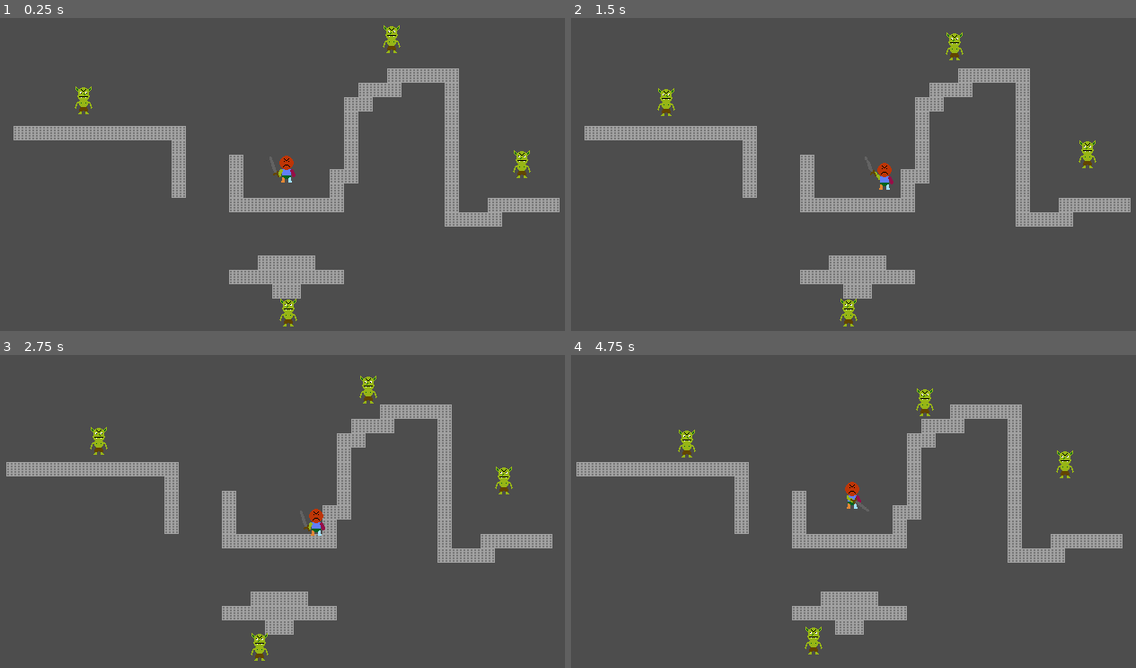
Above: before the commit, frames 1-4 (two rows, left to right).
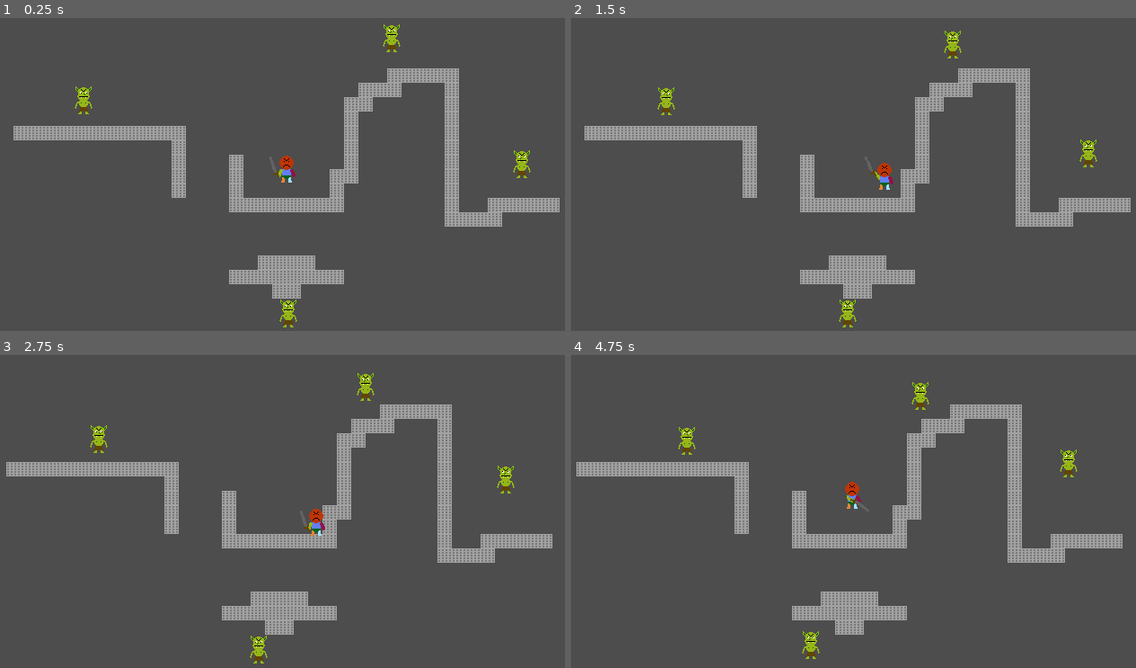
Above: after the commit, the same moments.

Repository: BrandonManuel/dungeon-crawl
Game: Godot game, scene res://Assets/Scenes/game.tscn
The game is run twice, just before and just after one commit, with the same random seed, the same clock (stepped at 60 frames per second) and the same inputs.
Inputs (mouse positions are in pixels of both pictures, inside the frame that each line leads up to):
- Up to frame 1 (0.25 s): no input
- Up to frame 2 (1.5 s): move the mouse to (983, 152) at 0.52 s; hold D (move_right) 0.53-1.28 s; click (983, 152) at 0.6 s; move the mouse to (740, 183) at 1.27 s; hold S (move_down) from 1.28 s (still down); click (740, 183) at 1.35 s
- Up to frame 3 (2.75 s): move the mouse to (344, 436) at 2.02 s; release S (move_down) at 2.03 s; hold D (move_right) from 2.03 s (still down); click (344, 436) at 2.1 s
- Up to frame 4 (4.75 s): move the mouse to (830, 570) at 2.77 s; release D (move_right) at 2.78 s; hold W (move_up) 2.78-3.53 s; click (830, 570) at 2.85 s; move the mouse to (1028, 555) at 3.52 s; hold A (move_left) from 3.53 s (still down); click (1028, 555) at 3.6 s; move the mouse to (684, 458) at 4.27 s; click (684, 458) at 4.35 s

The runs differ from the first frame. In frame 1, 0.1% of the frame differs, in the area x 49-71%, y 2-99%; in frame 2, 0.4%; in frame 3, 0.5%; in frame 4, 0.7%, in the area x 18-90%, y 8-98%.

Commit message:
Rebaked NavigationPolygon with bigger Agents Radius

Diff:
--- a/Assets/Scenes/game.tscn
+++ b/Assets/Scenes/game.tscn
@@ -15,13 +15,13 @@
 sources/0 = SubResource("TileSetAtlasSource_iusbg")
 
 [sub_resource type="NavigationPolygon" id="NavigationPolygon_pb48a"]
-vertices = PackedVector2Array(312, 56, 771.03125, 450.7422, -614.7578, 412.21875, 72, 136, 248, 72, 680.8281, -360.0625, 312, 24, -72, -24, -72, 56, -104, 40, -104, -56, 216, 24, 216, 40, 200, 40, 200, -120, 104, -120, 104, -104, 72, -104, -592.21875, -371.92188, 72, -88, 56, -88, 56, -8, 40, -8, -40, -24, 40, 24, -40, 24, -312, -24, -136, -24, -136, 40, 72, 56, 72, 24, 88, 24, 168, 72, 88, -56, 104, -56, 104, -72, 136, -72, 136, -88, 168, -88, 248, 56, 72, 104, 40, 104, 40, 88, -40, 88, -40, 104, -72, 104, -72, 136, -24, 136, -24, 152, 24, 152, 24, 136, -312, -56)
-polygons = Array[PackedInt32Array]([PackedInt32Array(0, 1, 2, 3, 4), PackedInt32Array(5, 1, 0, 6), PackedInt32Array(7, 8, 9, 10), PackedInt32Array(11, 12, 13, 14), PackedInt32Array(15, 16, 17, 18), PackedInt32Array(17, 19, 20, 18), PackedInt32Array(18, 20, 21, 22, 23, 10), PackedInt32Array(22, 24, 25, 23), PackedInt32Array(26, 27, 28, 2), PackedInt32Array(29, 30, 31, 32), PackedInt32Array(31, 33, 34, 32), PackedInt32Array(34, 35, 36, 32), PackedInt32Array(36, 37, 38, 32), PackedInt32Array(4, 39, 0), PackedInt32Array(32, 4, 3, 40), PackedInt32Array(29, 32, 40, 41, 42), PackedInt32Array(8, 29, 42, 43), PackedInt32Array(9, 8, 43, 44, 45, 28), PackedInt32Array(46, 47, 48, 2), PackedInt32Array(49, 50, 3), PackedInt32Array(49, 3, 2), PackedInt32Array(48, 49, 2), PackedInt32Array(6, 11, 14, 5), PackedInt32Array(18, 5, 14, 15), PackedInt32Array(45, 46, 2, 28), PackedInt32Array(26, 2, 18, 51), PackedInt32Array(10, 51, 18), PackedInt32Array(10, 23, 7)])
+vertices = PackedVector2Array(320, 64, 762.0625, 442.4922, -606.53906, 404.45313, 80, 144, 256, 80, 673.65625, -352.1328, 320, 16, -80, -32, -80, 64, -96, 48, -96, -64, 208, 16, 208, -128, -584.46094, -363.85156, 96, -128, 96, -112, 64, -112, 64, -96, 48, -96, 48, -16, 32, -16, -32, -32, 32, 16, -32, 16, -320, -16, -144, -16, -144, 48, 80, 64, 80, 32, 96, 32, 160, 80, 96, -48, 112, -48, 112, -64, 144, -64, 144, -80, 160, -80, 256, 64, 80, 96, 48, 96, 48, 80, -48, 80, -48, 96, -80, 96, -80, 144, -32, 144, -32, 160, 32, 160, 32, 144, -320, -64)
+polygons = Array[PackedInt32Array]([PackedInt32Array(0, 1, 2, 3, 4), PackedInt32Array(5, 1, 0, 6), PackedInt32Array(7, 8, 9, 10), PackedInt32Array(6, 11, 12, 5), PackedInt32Array(13, 5, 12, 14), PackedInt32Array(14, 15, 16, 13), PackedInt32Array(16, 17, 18, 13), PackedInt32Array(13, 18, 19, 20, 21, 10), PackedInt32Array(20, 22, 23, 21), PackedInt32Array(24, 25, 26), PackedInt32Array(27, 28, 29, 30), PackedInt32Array(29, 31, 32, 30), PackedInt32Array(32, 33, 34, 30), PackedInt32Array(34, 35, 36, 30), PackedInt32Array(4, 37, 0), PackedInt32Array(30, 4, 3, 38), PackedInt32Array(27, 30, 38, 39, 40), PackedInt32Array(8, 27, 40, 41), PackedInt32Array(41, 42, 43, 8), PackedInt32Array(44, 45, 46, 2), PackedInt32Array(47, 48, 3), PackedInt32Array(47, 3, 2), PackedInt32Array(46, 47, 2), PackedInt32Array(43, 44, 2, 24, 26), PackedInt32Array(21, 7, 10), PackedInt32Array(13, 10, 49), PackedInt32Array(2, 13, 49, 24), PackedInt32Array(43, 26, 9, 8)])
 outlines = Array[PackedVector2Array]([PackedVector2Array(-600, -380, 688, -368, 780, 459, -623, 420)])
 source_geometry_mode = 1
 source_geometry_group_name = &"navigation"
 cell_size = 8.0
-agent_radius = 8.0
+agent_radius = 16.0
 
 [node name="Game" type="Node2D" unique_id=828079101]
 
Not shown: 1 places in Assets/Scenes/game.tscn that only renumber resources
